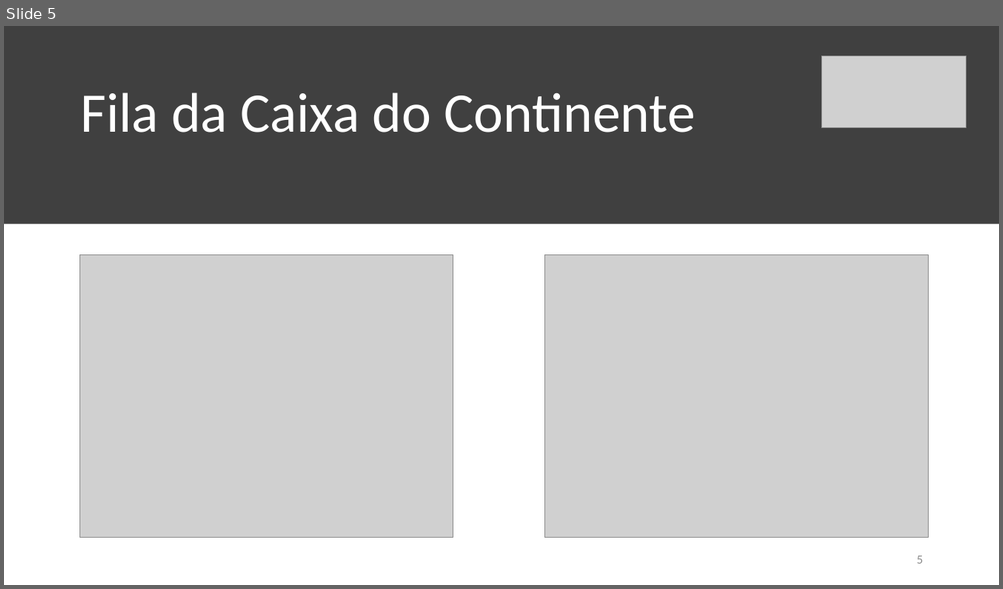
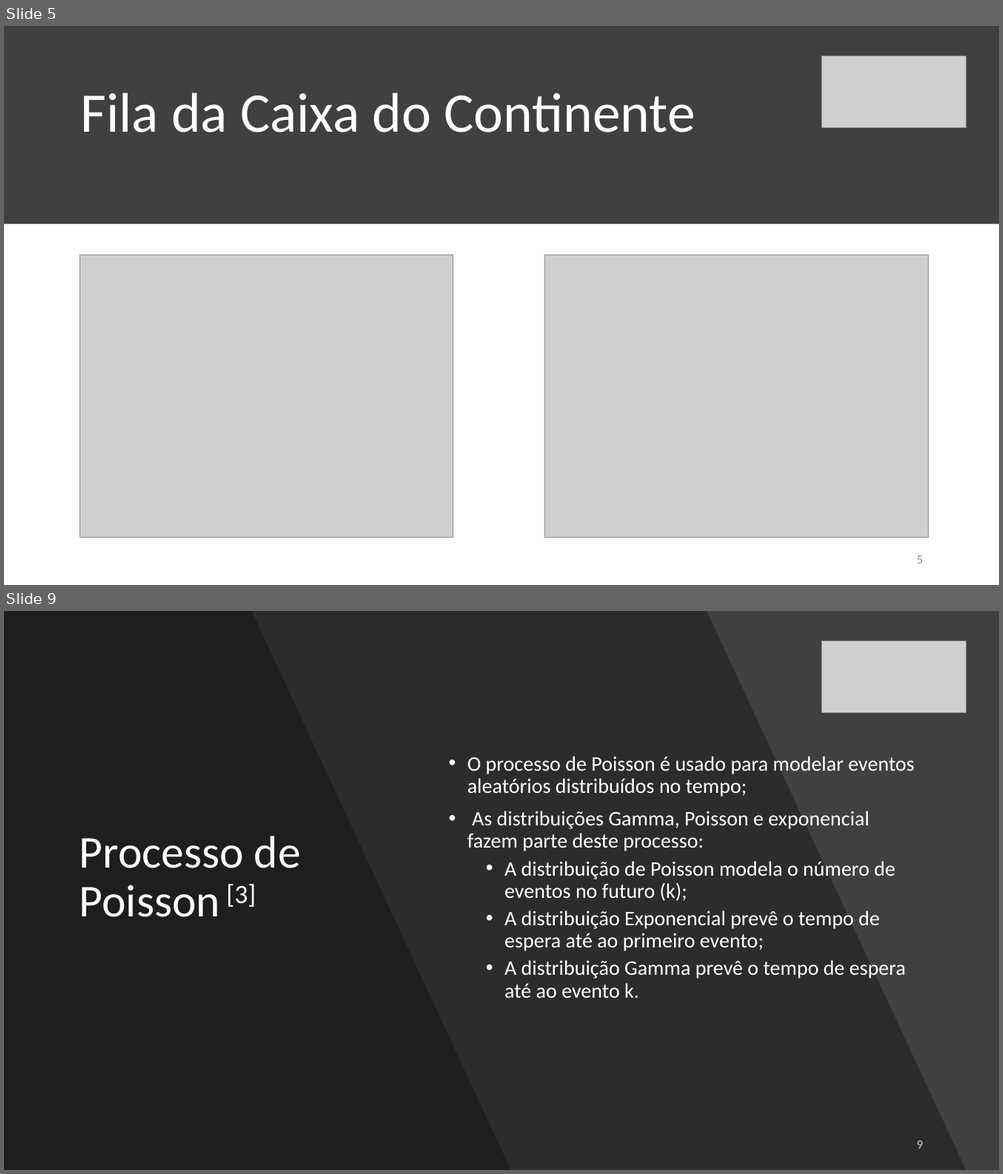
Before and after one commit to RodrigoCoelho7/probabilistic_programming, a slide deck: Short Talks/Poisson and Gamma distributions/Distribuição de Poisson e Gamma.pptx. Shown one above the other, each under a label of ours: slide 5 before the commit, slides 5 and 9 after it; the slides between them are not shown. The pictures are 1003x589 and 1003x1174 pixels, drawn with LibreOffice and Linux fonts; fonts in the diff are those of the drawing; grey boxes stand for pictures. Boxes give left, top, right and bottom in pixels: in the first picture for what was removed or moved away, otherwise in the second. Text is boxed around its words. In the diff, an @@ line names an element or a change of style, - is before the commit and + after.

```diff
--- a/Short Talks/Poisson and Gamma distributions/Distribuição de Poisson e Gamma.pptx
+++ b/Short Talks/Poisson and Gamma distributions/Distribuição de Poisson e Gamma.pptx
@@ slide 9 added at (4,611,999,1170), background #404040 @@
@@ freeform shape added at (4,611,966,1170), fill #000000 at 30% opacity @@
@@ freeform shape added at (4,611,511,1170), fill #000000 at 30% opacity @@
@@ picture added at (821,641,966,713) @@
@@ text added at (467,756,914,998), 20 pt, text #FFFFFF @@
+• O processo de Poisson é usado para modelar eventos aleatórios distribuídos no tempo;
+• As distribuições Gamma, Poisson e exponencial fazem parte deste processo:
+  • A distribuição de Poisson modela o número de eventos no futuro (k);
+  • A distribuição Exponencial prevê o tempo de espera até ao primeiro evento;
+  • A distribuição Gamma prevê o tempo de espera até ao evento k.
@@ title added at (79,836,301,917), 44 pt, text #FFFFFF @@
+Processo de Poisson [3]
@@ page number added at (916,1141,922,1149), 12 pt, text #FFFFFF at 80% opacity @@
+9
```
Also in this commit, not shown: 6 slides changed, 1 other slide added, 1 slide removed.
